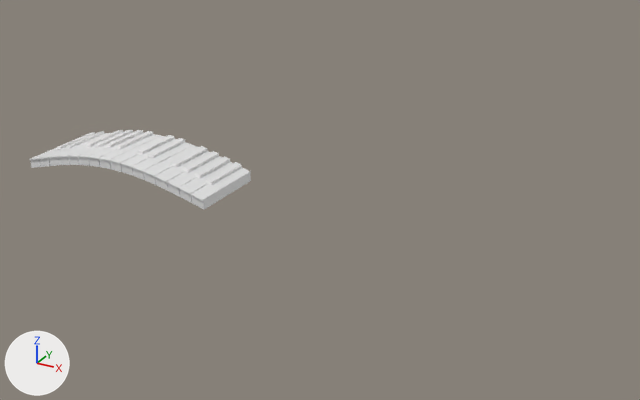
An edit to the FBX model On Thin Ice/Assets/Assets/3DModels/Pianos/piano2.fbx, drawn before and after from the same camera.
Camera for both pictures: a 50 mm camera at (5.18, -70.33, 20.25) aimed at (-7.69, -46.93, 8.55). Every picture has the same lights, and +X, +Y and +Z are marked at lower left.

Objects in the first picture: 'Piano2'.
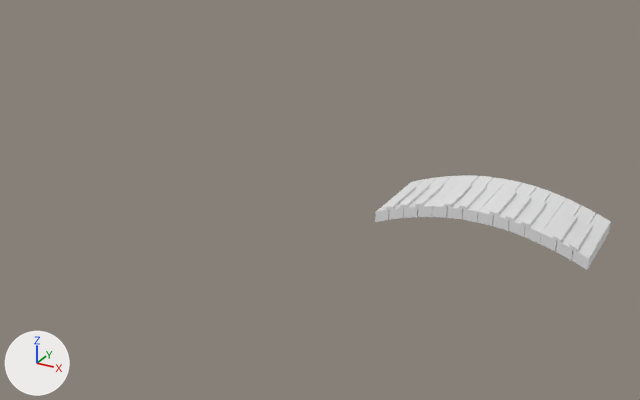
Where the change shows, as pixel boxes (x1, y1, x2, y2) in the pictures (640 x 400 px; the box of a moved part takes in the faces that stretch with it):
'Piano2', reshaped, moved (6% wider, 19% taller)
    before: (29, 130, 251, 210)
    after: (375, 175, 611, 270)
part 1 of me_cube_080, moved or reshaped
    before: (109, 135, 193, 180)
    after: (540, 199, 611, 270)
part 2 of me_cube_080, added
    after: (432, 175, 508, 222)
part 3 of me_cube_080, added
    after: (477, 180, 566, 244)
part 4 of me_cube_080, added
    after: (375, 175, 465, 222)
part 5 of me_cube_080, deleted
    before: (143, 145, 251, 210)
part 6 of me_cube_080, deleted
    before: (29, 130, 161, 169)

The edits, one by one:
me_cube_080 is used by ob_piano2; location (-14.31, -48.31, 9.24).
me_cube_080 had 768 vertices, 760 faces and spanned x -3.77..3.76, y -1.16..1.64, z -0.68..0.42.
me_cube_080 now has 668 vertices, 660 faces and spans x -3.27..3.28, y -1.64..1.15, z -0.74..0.42.
me_cube_080 part 1: the loose piece of 142 vertices spanning x 0.0..1.39, y -1.16..1.64, z -0.13..0.42 is multiplied about its middle by the matrix ((-1.0, 0.0, 0.0), (0.0, -1.0, 0.0), (0.426, 0.0, 0.999)), then moved by (1.89, -0.49, -0.43).
me_cube_080 part 2: the loose piece of 142 vertices spanning x 0.0..1.39, y -1.16..1.64, z -0.13..0.42 is copied, and the copy is multiplied about the mesh origin by the matrix ((-1.0, 0.0, -0.014), (0.0, -1.0, 0.0), (-0.014, 0.0, 1.0)); it spans x -1.4..0.0, y -1.64..1.15, z -0.15..0.42.
me_cube_080 part 3: a new loose piece of 192 vertices spanning x 0.01..1.88, y -1.64..1.15, z -0.26..0.42, in mat_piano (white #e7e7e7).
me_cube_080 part 4: a new loose piece of 192 vertices spanning x -3.27..-1.41, y -1.64..1.15, z -0.74..0.21, in mat_piano (white #e7e7e7).
me_cube_080 part 5: the loose piece of 242 vertices spanning x 1.42..3.76, y -1.16..1.64, z -0.68..0.25 is deleted.
me_cube_080 part 6: 384 vertices removed from x -3.77..-0.02, y -1.16..1.64, z -0.68..0.42.
Object 'Piano2' (ob_piano2) moves from (-14.31, -48.31, 9.24) to (-2.13, -45.86, 9.24).
